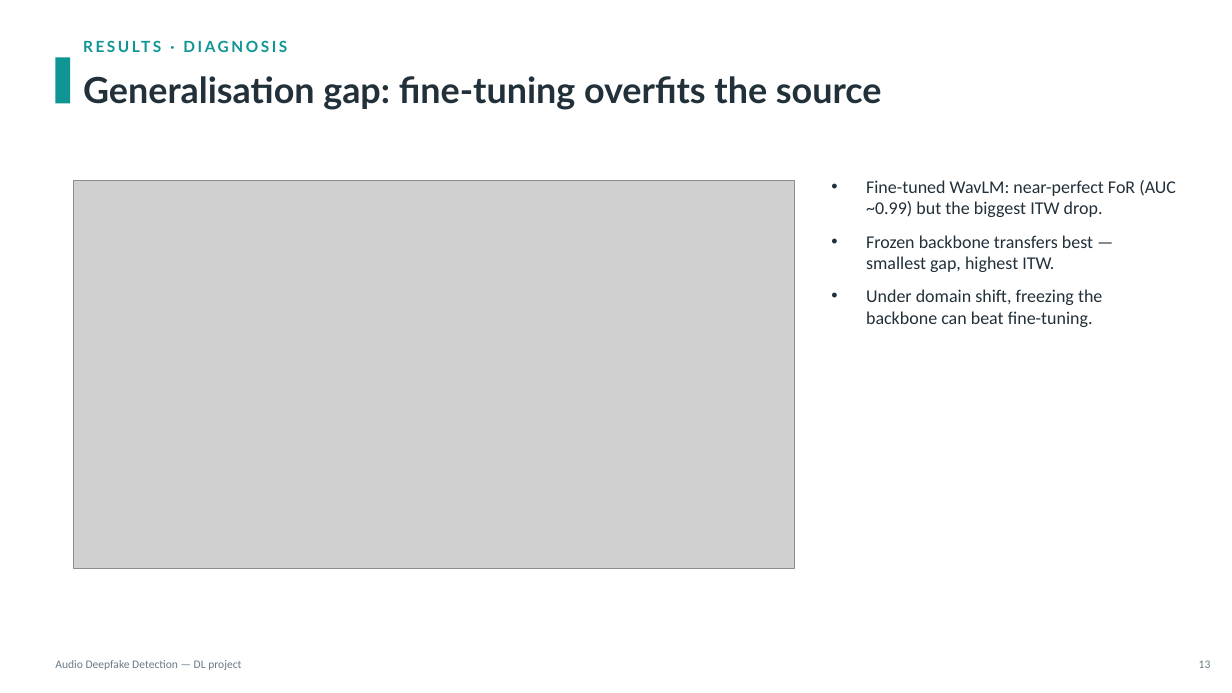
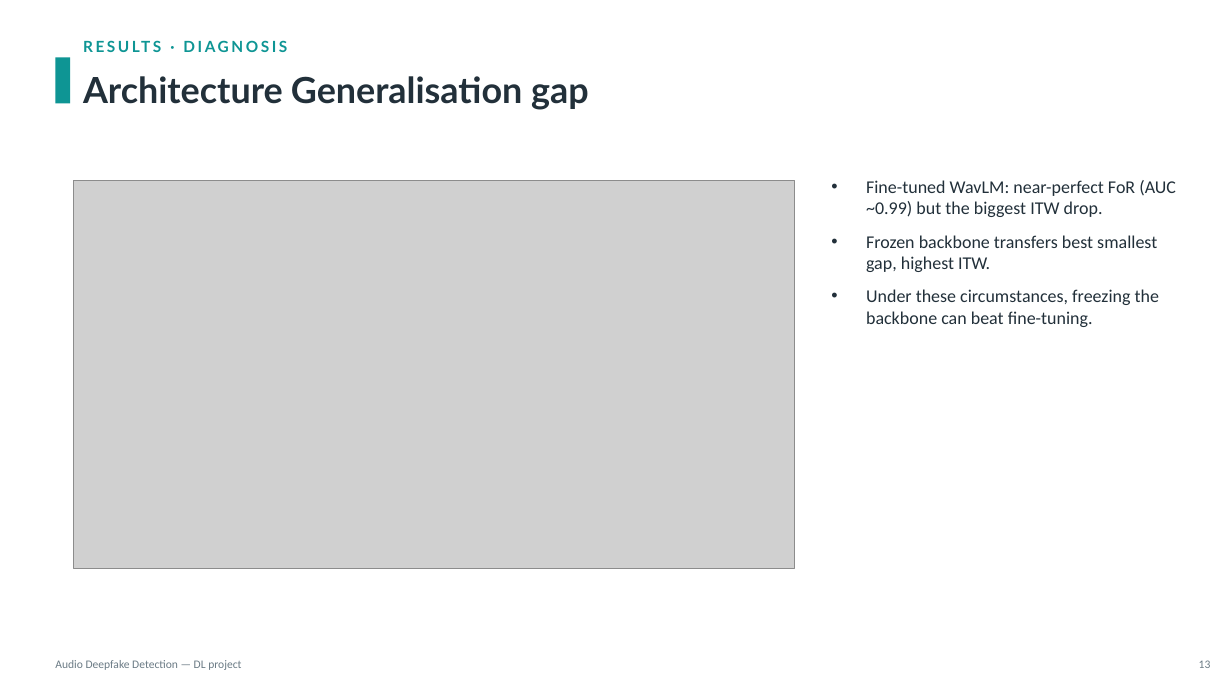
Before and after one commit to KonstaninosKaimakis/audio-deepfake-detection-DL, a slide deck: slide 15 of presentation.pptx (slide 14 before the commit). Drawn at 1232x693 pixels with LibreOffice and Linux fonts; fonts in the diff are those of the drawing; grey boxes stand for pictures. Boxes give left, top, right and bottom in pixels: in the first picture for what was removed or moved away, otherwise in the second. Text is boxed around its words. In the diff, an @@ line names an element or a change of style, - is before the commit and + after.

```diff
--- a/presentation.pptx
+++ b/presentation.pptx
@@ text at [83, 76, 589, 110]: text changed @@
-Generalisation gap: fine-tuning overfits the source
+Architecture Generalisation gap
@@ text at [866, 235, 1159, 327]: text changed @@
-• Frozen backbone transfers best — smallest gap, highest ITW.
-• Under domain shift, freezing the backbone can beat fine-tuning.
+• Frozen backbone transfers best smallest gap, highest ITW.
+• Under these circumstances, freezing the backbone can beat fine-tuning.
```
Also in this commit, not shown: 6 other slides changed, 2 slides added, 1 slide removed.
